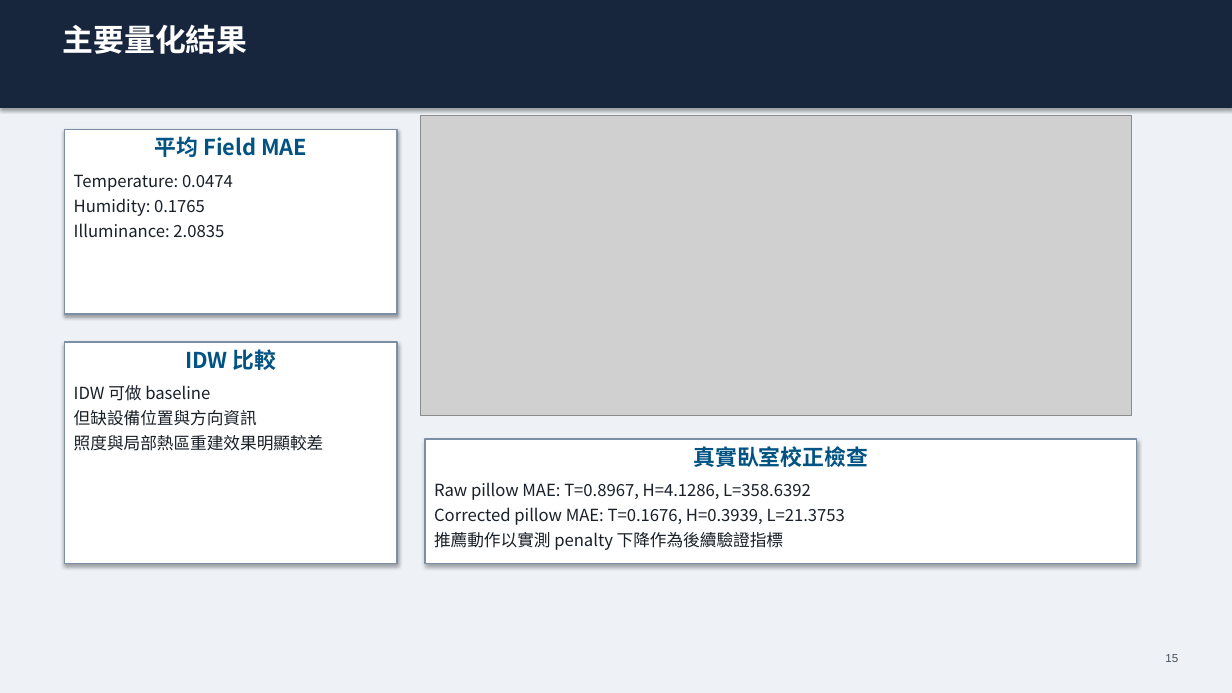
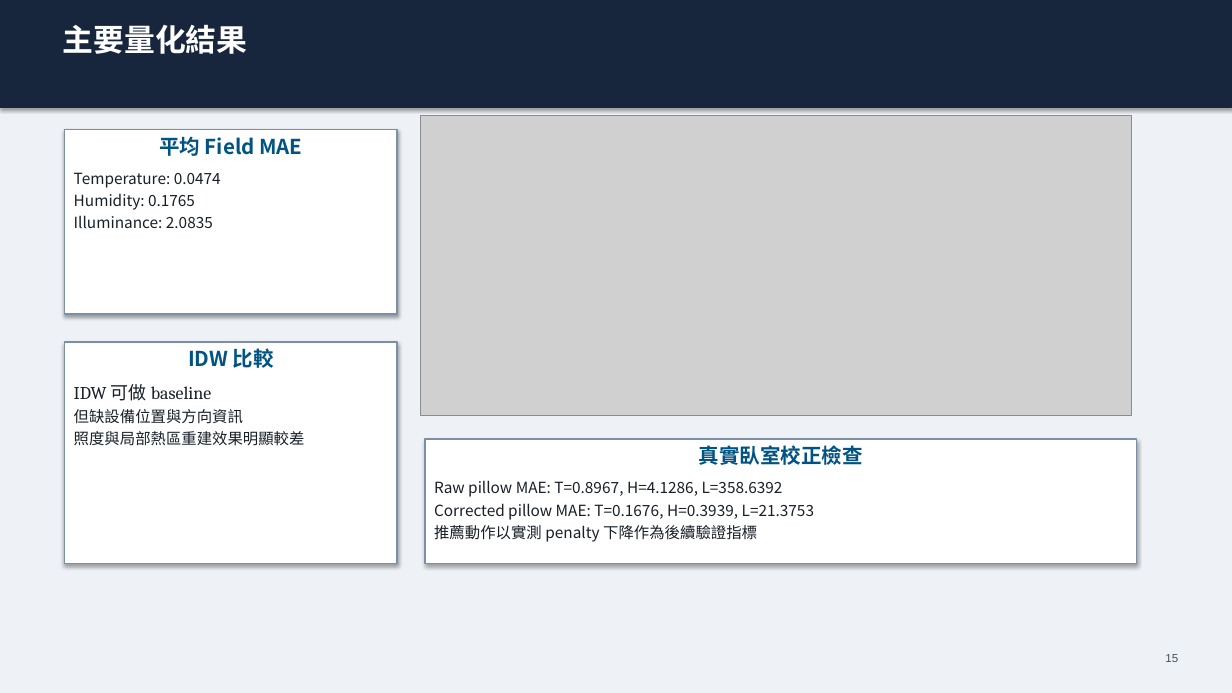
Before and after one commit to Yunitrish006006/A-Spatial-Digital-Twin-Prototype-for-Indoor-Spaces-with-Environmental-Factors, a slide deck: slide 15 of docs/papers/thesis/thesis_presentation_zh_30min.pptx. Drawn at 1232x693 pixels with LibreOffice and Linux fonts; fonts in the diff are those of the drawing; grey boxes stand for pictures. Boxes give left, top, right and bottom in pixels: in the first picture for what was removed or moved away, otherwise in the second. Text is boxed around its words. In the diff, an @@ line names an element or a change of style, - is before the commit and + after.

```diff
--- a/docs/papers/thesis/thesis_presentation_zh_30min.pptx
+++ b/docs/papers/thesis/thesis_presentation_zh_30min.pptx
@@ rectangle "平均 Field MAE" at bbox=[65, 129, 397, 314]: size 17 to 16 pt in "平均 Field MAE"; size 13 to 12 pt in "Temperature: 0.0474", "Humidity: 0.1765", "Illuminance: 2.0835"; less space between paragraphs @@
@@ rectangle "IDW 比較" at bbox=[65, 342, 397, 564]: size 17 to 16 pt in "IDW 比較"; size 13 to 14 pt, font Noto Sans CJK SC to Cambria in "IDW 可做 baseline"; size 13 to 12 pt in "但缺設備位置與方向資訊", "照度與局部熱區重建效果明顯較差"; less space between paragraphs @@
@@ rectangle "真實臥室校正檢查" at bbox=[425, 439, 1137, 564]: size 17 to 16 pt in "真實臥室校正檢查"; size 13 to 12 pt; less space between paragraphs @@
```
Also in this commit, not shown: 11 other slides changed, 28 slides added, 13 other files.
